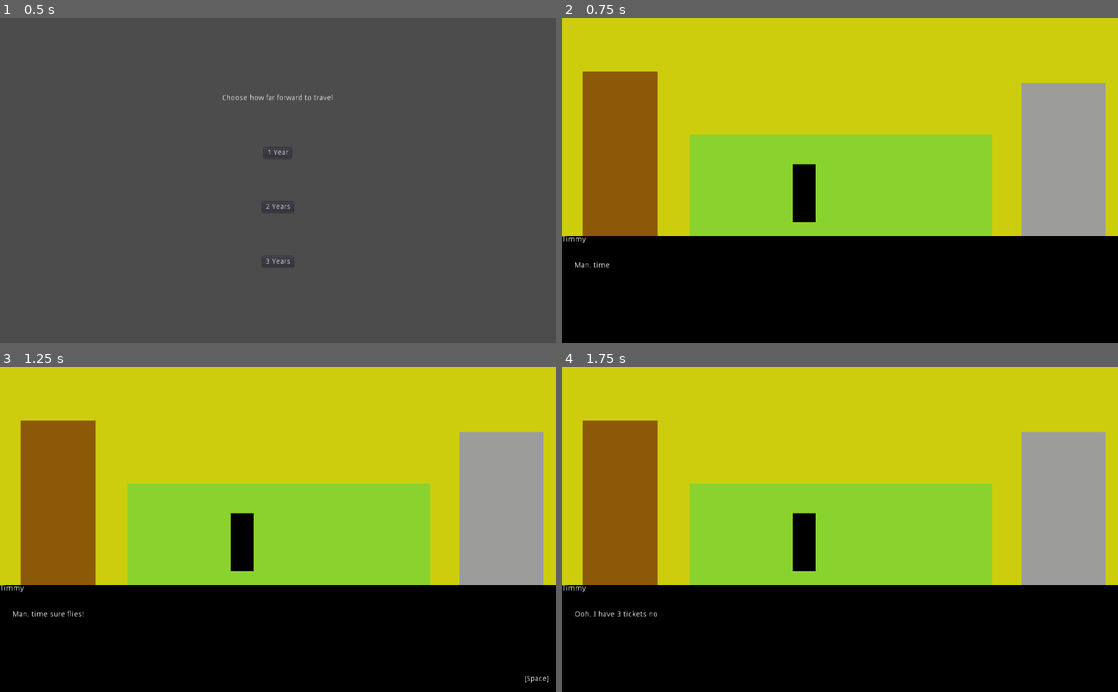
Above: before the commit, frames 1-4 (two rows, left to right).
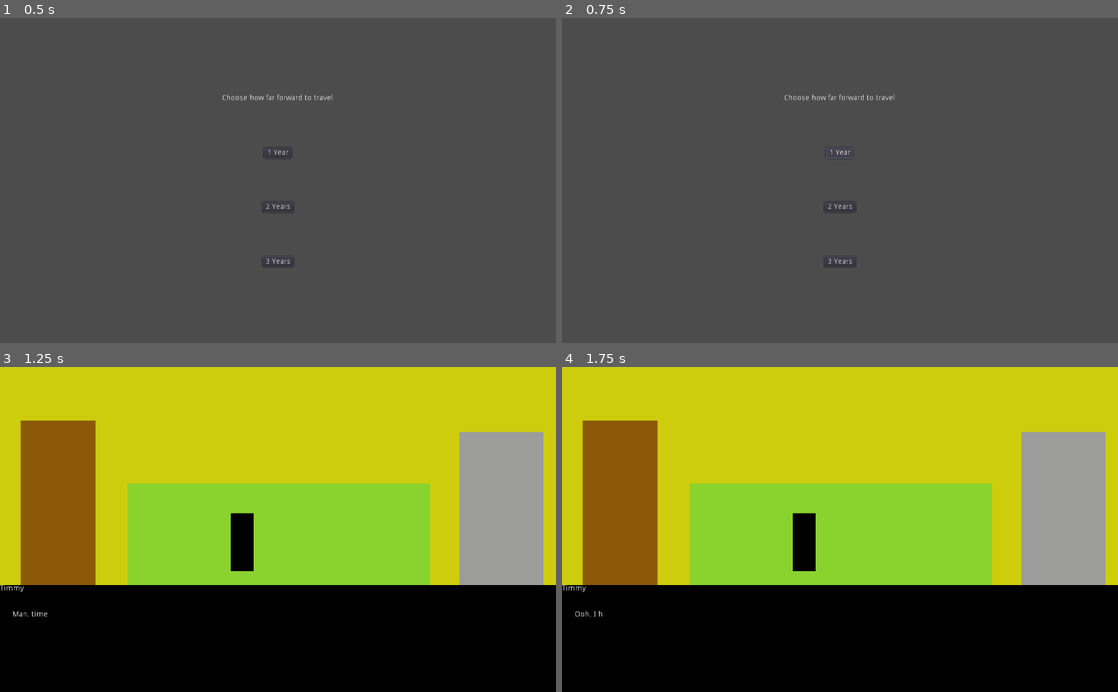
Above: after the commit, the same moments.

Repository: Dvlv/ld44
Game: Godot game, scene res://scenes/TimeMachine.tscn
Two runs of this game, one before a commit and one after it. Both use one fixed random seed, a clock stepped at 60 frames per second and the inputs below. The project has no main scene, so this scene is started directly. The engine's default icon, where the game draws it, is replaced by a stand-in: a white triangle on a blue panel in a dark square.
Inputs (mouse positions are in pixels of both pictures, inside the frame that each line leads up to):
- Up to frame 1 (0.5 s): no input
- Up to frame 2 (0.75 s): click "1 Year" at 0.5 s
- Up to frame 3 (1.25 s): no input
- Up to frame 4 (1.75 s): tap Enter (ui_accept) at 1.25, 1.52 s; move the mouse to (840, 640) at 1.27 s; click (840, 640) at 1.42 s

Frame 1 is identical in both runs. In frame 2, 100% of the frame differs, in the area x 0-100%, y 0-100%; in frame 3, less than 0.1%; in frame 4, less than 0.1%.

Commit message:
tm sound effect

Diff:
--- a/src/scenes/TimeMachine.tscn
+++ b/src/scenes/TimeMachine.tscn
@@ -1,7 +1,8 @@
-[gd_scene load_steps=3 format=2]
+[gd_scene load_steps=4 format=2]
 
 [ext_resource path="res://scripts/TimeMachine.gd" type="Script" id=1]
 [ext_resource path="res://assets/sound/tm_bgm.wav" type="AudioStream" id=2]
+[ext_resource path="res://assets/sound/timetravel.wav" type="AudioStream" id=3]
 
 [node name="TimeMachine" type="Node2D"]
 script = ExtResource( 1 )
@@ -85,3 +86,6 @@
 
 [node name="bgm" type="AudioStreamPlayer" parent="."]
 stream = ExtResource( 2 )
+
+[node name="tt" type="AudioStreamPlayer" parent="."]
+stream = ExtResource( 3 )
--- a/src/scripts/Bedroom.gd
+++ b/src/scripts/Bedroom.gd
@@ -81,7 +81,7 @@
 		{"target": CS, "method": "show_dialogue", "args": ["Timmy", "I've done it! I have the high score!!"]},
 		{"target": CS, "method": "show_dialogue", "args": ["Timmy", "Man, today was a great and productive day!"]},
 		{"target": CS, "method": "show_dialogue", "args": ["Timmy", "Actually, what day is it today?"]},
-		{"target": CS, "method": "show_dialogue", "args": ["Timmy", "Yikes! it's " + str(global.get_current_year()) ]},
+		{"target": CS, "method": "show_dialogue", "args": ["Timmy", "Yikes! it's the year " + str(global.get_current_year()) ]},
 		{"target": CS, "method": "show_dialogue", "args": ["Timmy", "Wow, I can't believe almost half of my life has gone by while I say and played on my phone. Totally worth it."]},
 		{"target": self, "method": "load_thanks_scene", "args": []}
 	])
--- a/src/scripts/TimeMachine.gd
+++ b/src/scripts/TimeMachine.gd
@@ -33,5 +33,9 @@
 
 func exit_to_bedroom():
 	# play anim, sound
+	$bgm.stop()
+	$tt.connect("finished", self, "load_bed_scene")
+	$tt.play()
 
+func load_bed_scene():
 	get_tree().change_scene_to(bed)
Not shown, added: src/assets/sound/timetravel.wav
